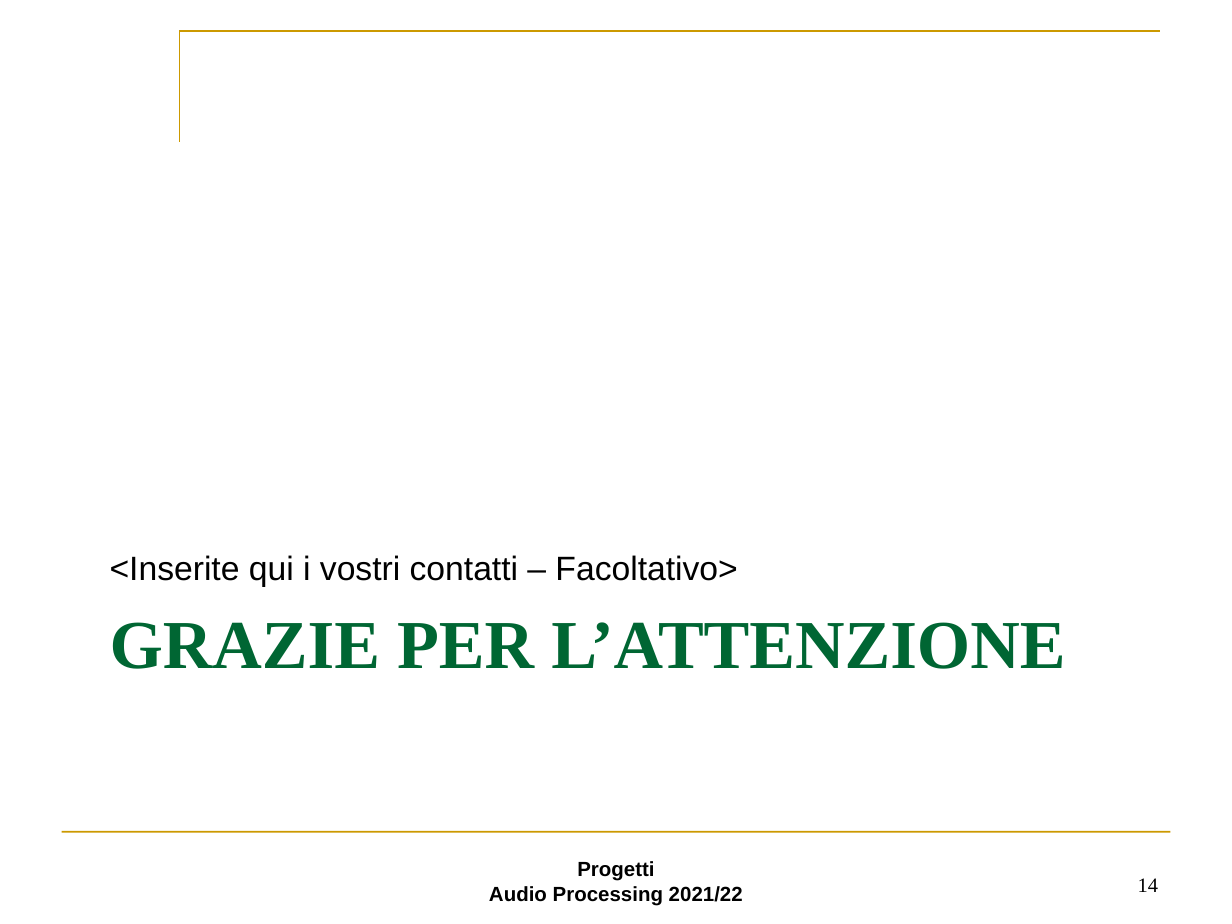
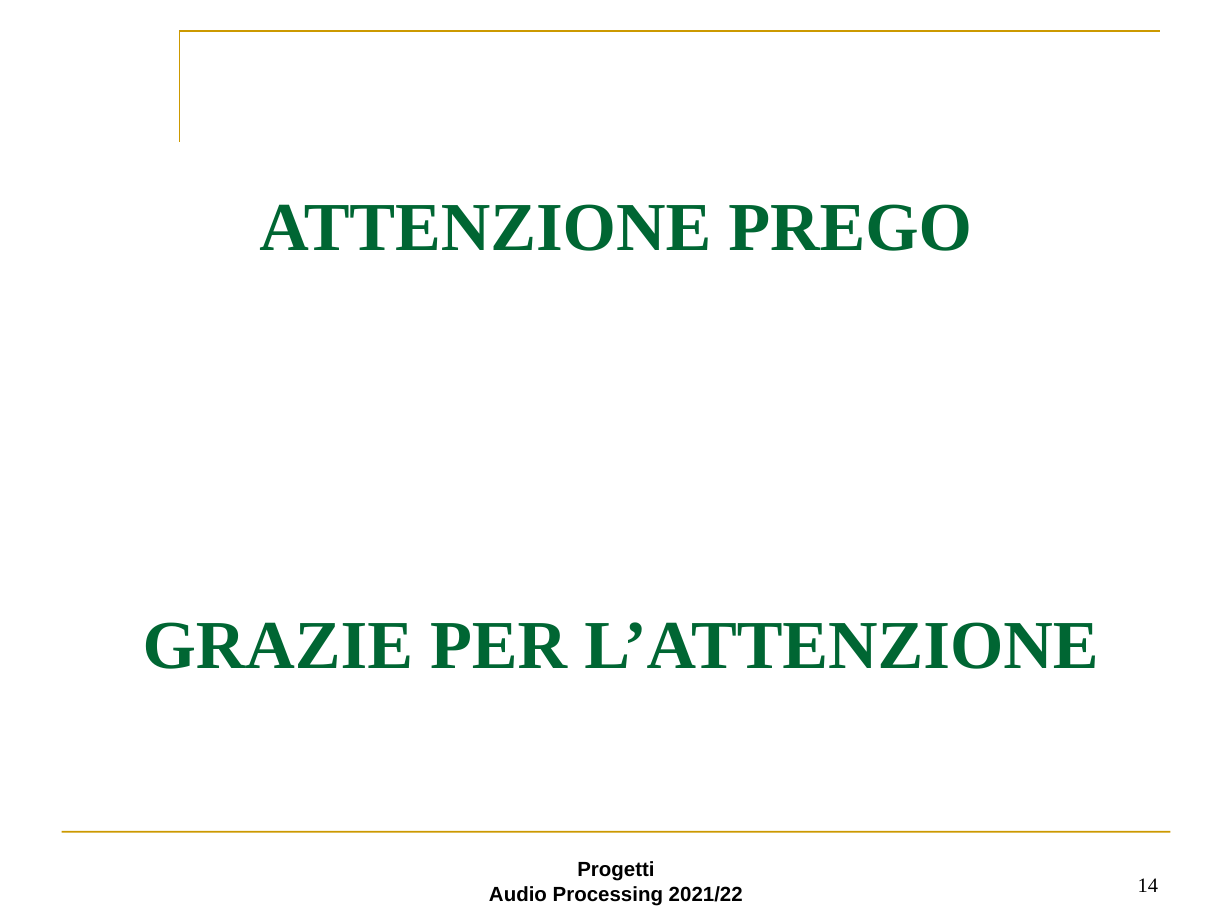
Before and after one commit to Gallo00/Progetto-AUDIO, a slide deck: slide 14 of step3.ppt. Drawn at 1232x924 pixels with LibreOffice and Linux fonts; fonts in the diff are those of the drawing; background and template pictures are left out. Boxes give left, top, right and bottom in pixels: in the first picture for what was removed or moved away, otherwise in the second. Text is boxed around its words. In the diff, an @@ line names an element or a change of style, - is before the commit and + after.

```diff
--- a/step3.ppt
+++ b/step3.ppt
@@ text added at (x1=259, y1=204, x2=972, y2=251), 57 pt, text #006633, bold @@
+ATTENZIONE PREGO
@@ text removed at (x1=110, y1=555, x2=737, y2=587) @@
-<Inserite qui i vostri contatti – Facoltativo>
@@ title "GRAZIE PER L’ATTENZIONE" at (x1=143, y1=622, x2=1098, y2=669): alignment left to centre @@
```
Also in this commit, not shown: 6 other slides changed, 3 slides added, 3 slides removed.
